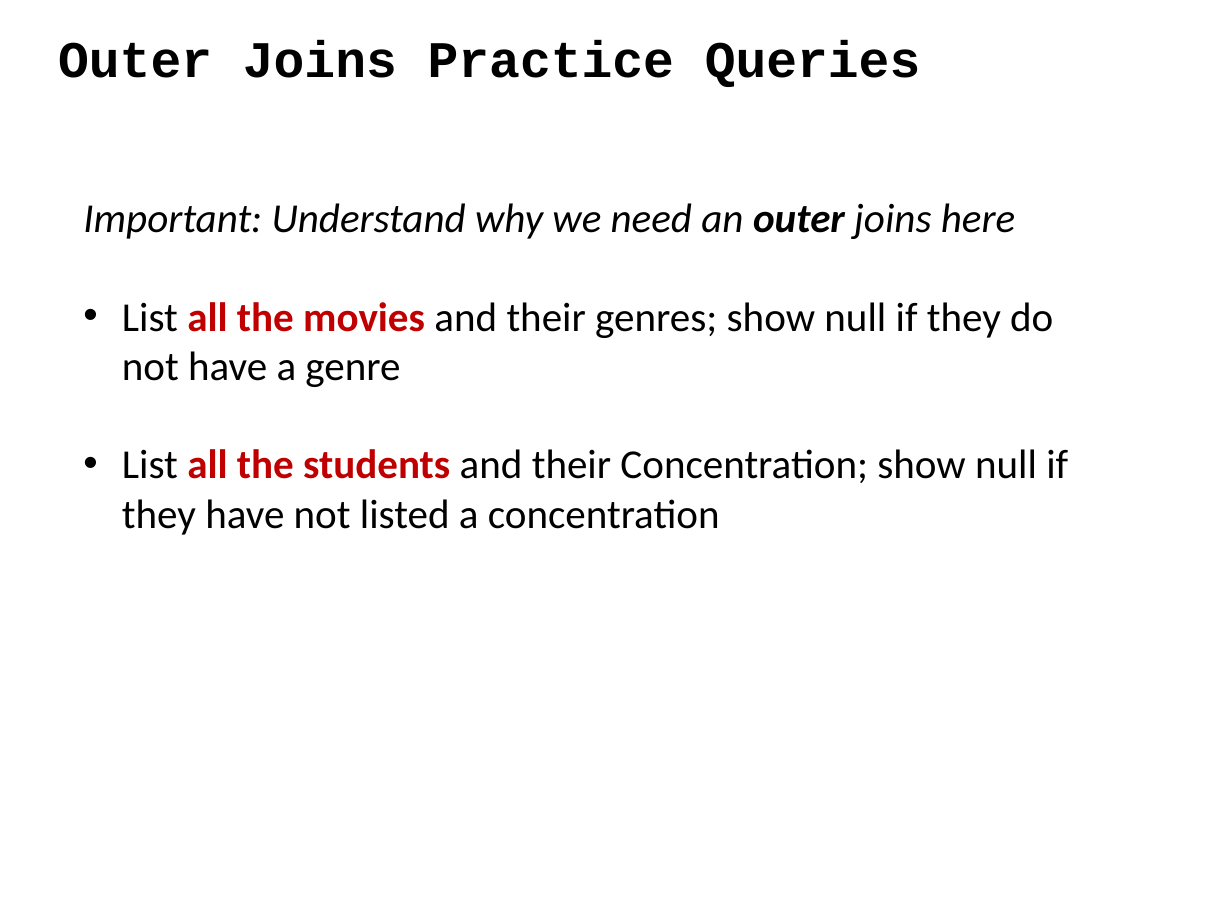
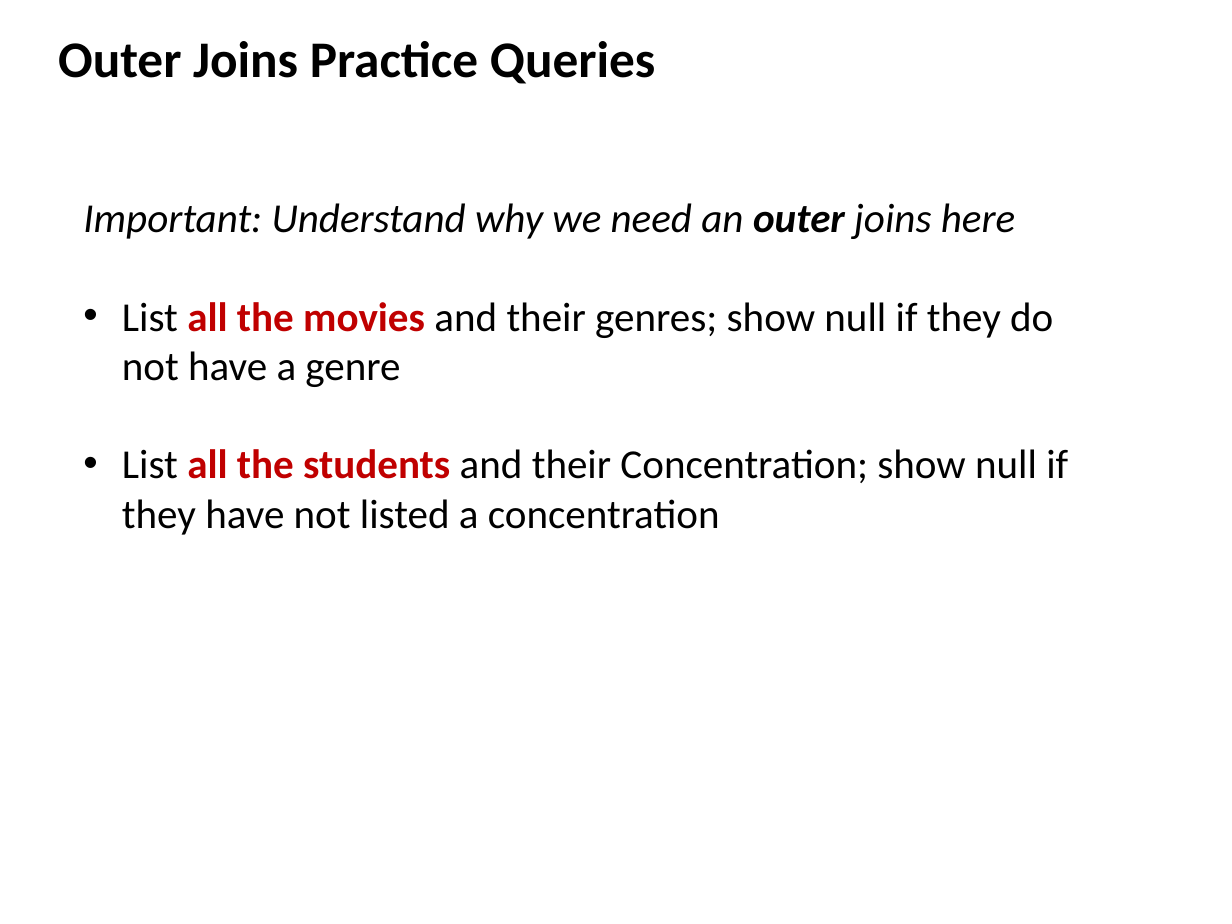
Before and after one commit to ipeirotis/introduction-to-databases, a slide deck: slide 14 of session4/C-SQL_Joins.pptx. Drawn at 1232x924 pixels with LibreOffice and Linux fonts; fonts in the diff are those of the drawing. Boxes give left, top, right and bottom in pixels: in the first picture for what was removed or moved away, otherwise in the second. Text is boxed around its words. In the diff, an @@ line names an element or a change of style, - is before the commit and + after.

```diff
--- a/session4/C-SQL_Joins.pptx
+++ b/session4/C-SQL_Joins.pptx
@@ text "Outer Joins Practice Queries" at (x1=58, y1=41, x2=656, y2=84): font Courier New to Calibri @@
```
Also in this commit, not shown: 14 other slides changed, 2 slides added, 2 slides removed.
